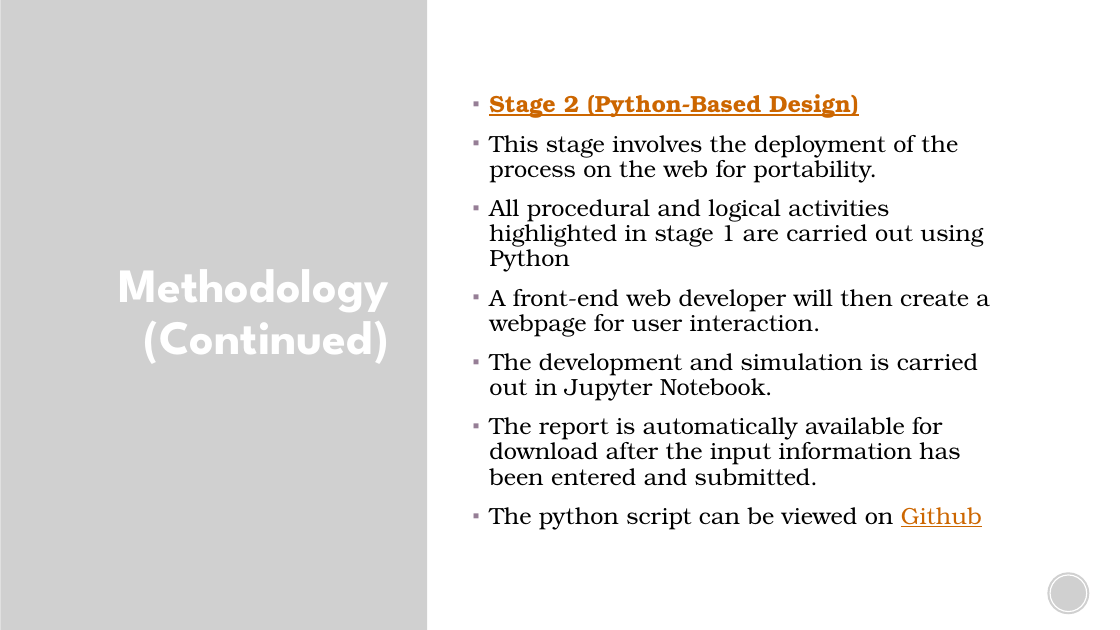
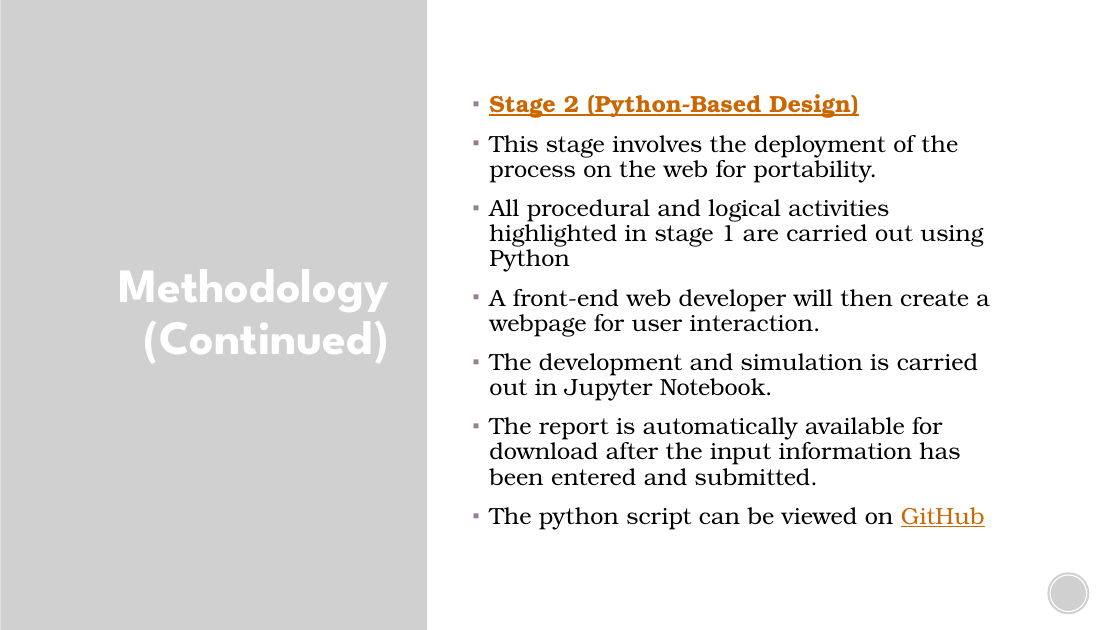
Before and after one commit to Ridzy619/ATM-Reconciliation-with-Python, a slide deck: slide 8 of AUTOMATING THE ATM RECONCILIATION PROCESS IN BRANCHES.pptx (slide 7 before the commit). Drawn at 1120x630 pixels with LibreOffice and Linux fonts; fonts in the diff are those of the drawing; grey boxes stand for pictures; background and template pictures are left out. Boxes give left, top, right and bottom in pixels: in the first picture for what was removed or moved away, otherwise in the second. Text is boxed around its words. In the diff, an @@ line names an element or a change of style, - is before the commit and + after.

```diff
--- a/AUTOMATING THE ATM RECONCILIATION PROCESS IN BRANCHES.pptx
+++ b/AUTOMATING THE ATM RECONCILIATION PROCESS IN BRANCHES.pptx
@@ text at (489,507,985,529): text changed @@
-▪ The python script can be viewed on Github
+▪ The python script can be viewed on GitHub
```
Also in this commit, not shown: 2 slides added.
